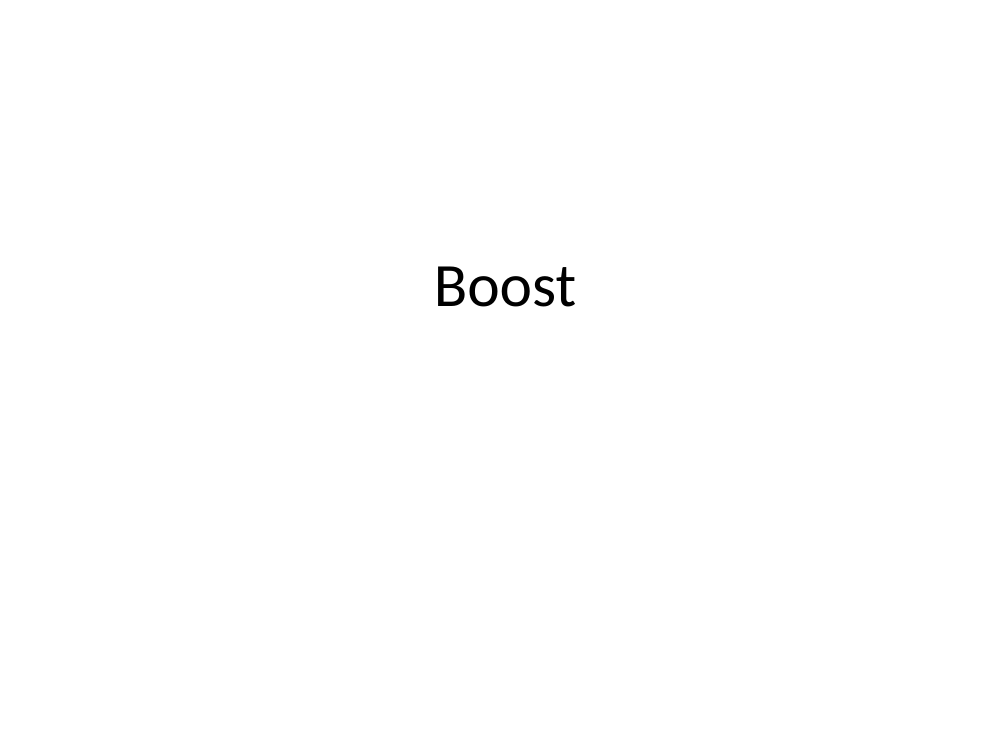
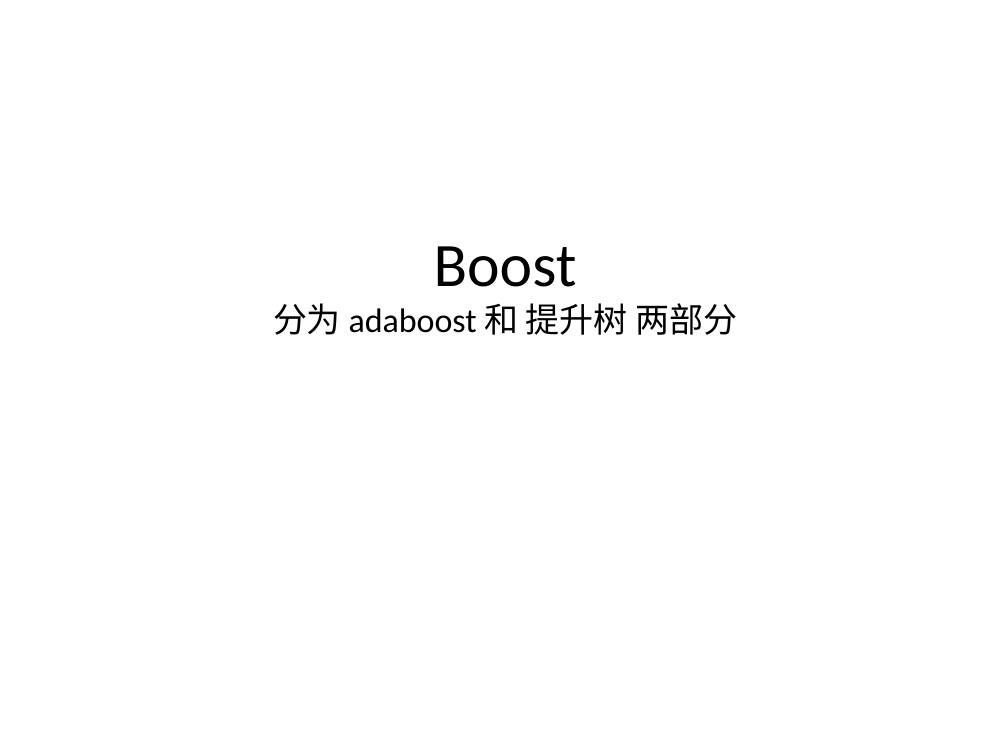
Before and after one commit to yangyueren/ML_DL_Model, a slide deck: slide 8 of learning_notes/nlp_book.pptx. Drawn at 1008x756 pixels with LibreOffice and Linux fonts; fonts in the diff are those of the drawing. Boxes give left, top, right and bottom in pixels: in the first picture for what was removed or moved away, otherwise in the second. Text is boxed around its words. In the diff, an @@ line names an element or a change of style, - is before the commit and + after.

Commit message:
adaboost

```diff
--- a/learning_notes/nlp_book.pptx
+++ b/learning_notes/nlp_book.pptx
@@ title at [273,246,737,335]: text changed; size 44 to 24.3 pt @@
-Boost
+Boost
+分为 adaboost 和 提升树 两部分
```
Also in this commit, not shown: 2 slides added, 1 other file.
